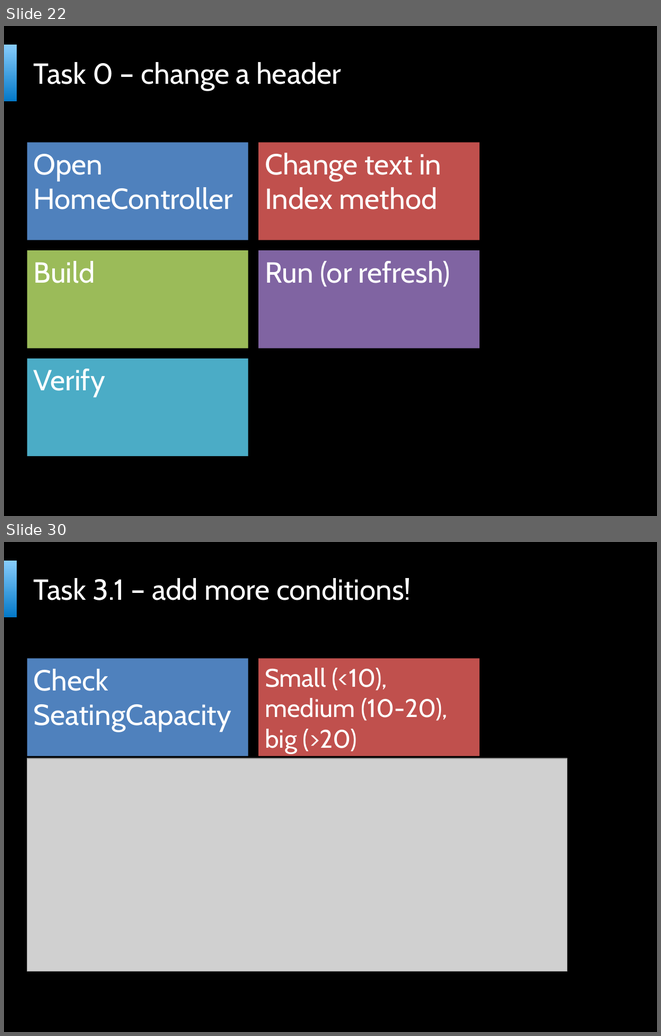
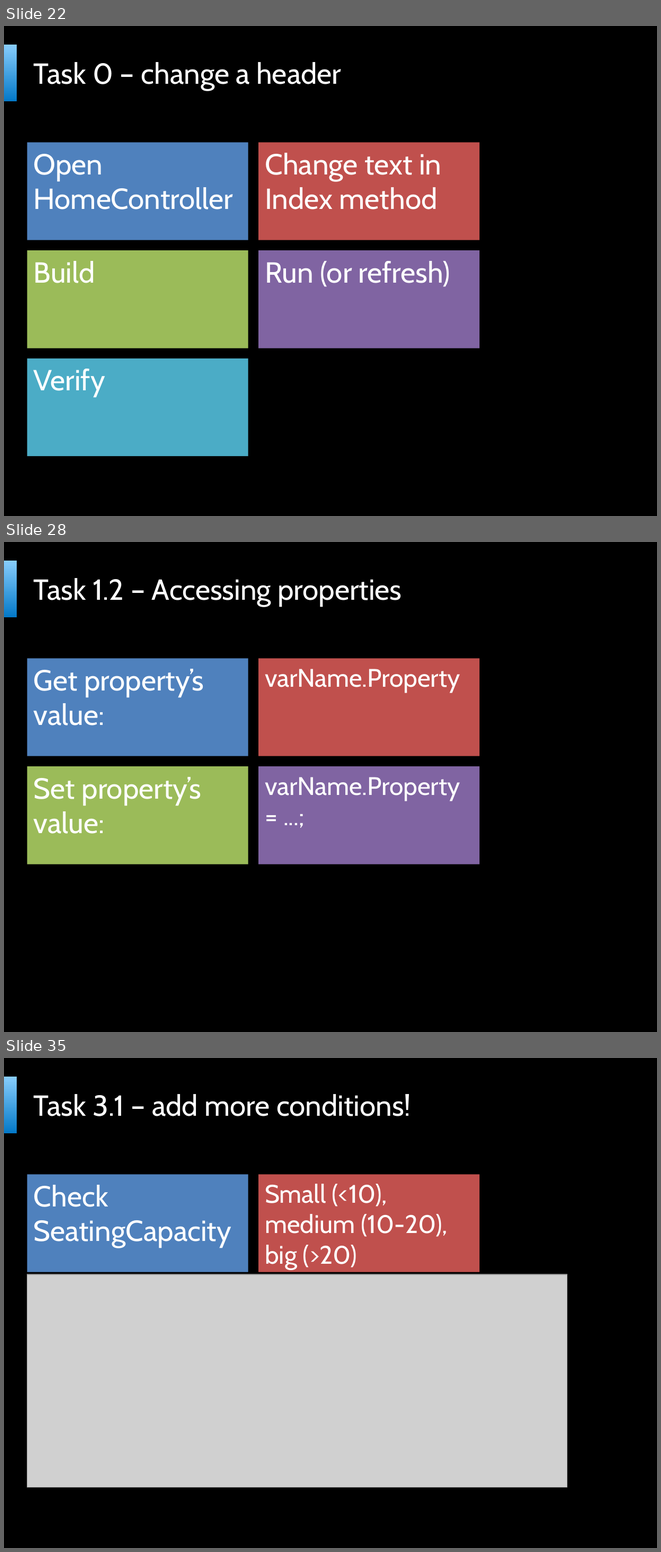
Before and after one commit to bartekwasielak/Presentation, a slide deck: Programming Made Easy.pptx. Shown one above the other, each under a label of ours: slides 22 and 30 before the commit, slides 22, 28 and 35 after it; the slides between them are not shown. The pictures are 661x1036 and 661x1552 pixels, drawn with LibreOffice and Linux fonts; fonts in the diff are those of the drawing; grey boxes stand for pictures; background and template pictures are left out. Boxes give left, top, right and bottom in pixels: in the first picture for what was removed or moved away, otherwise in the second. Text is boxed around its words. In the diff, an @@ line names an element or a change of style, - is before the commit and + after.

```diff
--- a/Programming Made Easy.pptx
+++ b/Programming Made Easy.pptx
@@ slide 28 added at [4, 542, 657, 1032], background picture (left out); not listed: 2 template elements that a slide beside it also shows @@
@@ title added at [34, 578, 402, 607], 32 pt, text #FFFFFF @@
+Task 1.2 – Accessing properties
@@ text added at [27, 658, 248, 756], fill #4F81BD, 32 pt, text #FFFFFF @@
+Get property’s value:
@@ text added at [258, 658, 480, 756], fill #C0504D, 28 pt, text #FFFFFF @@
+varName.Property
@@ text added at [27, 767, 248, 865], fill #9BBB59, 32 pt, text #FFFFFF @@
+Set property’s value:
@@ text added at [258, 767, 480, 865], fill #8064A2, 28 pt, text #FFFFFF @@
+varName.Property = ...;
@@ what was slide 30 is now slide 35 @@
```
Also in this commit, not shown: 16 slides changed, 4 other slides added, 1 slide removed, 1 other file.
